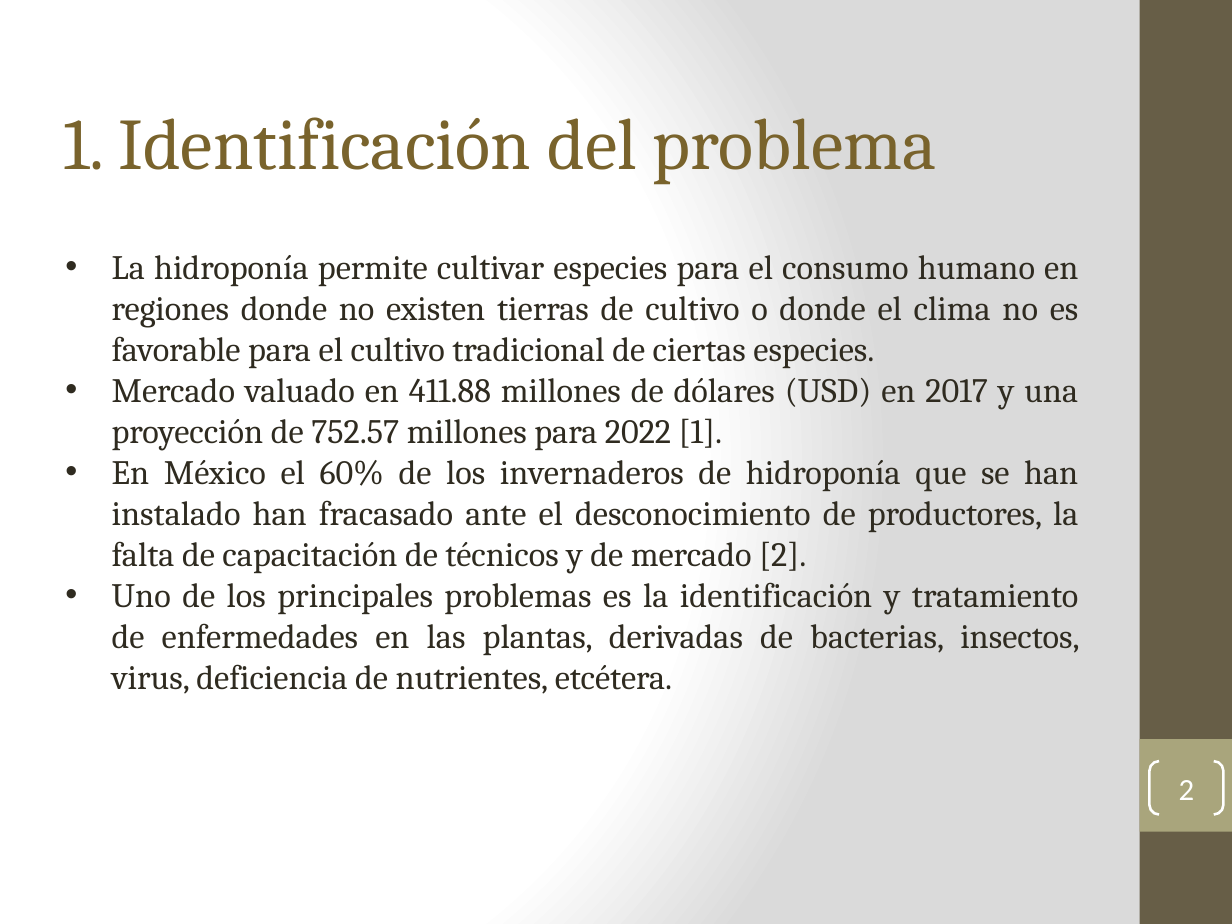
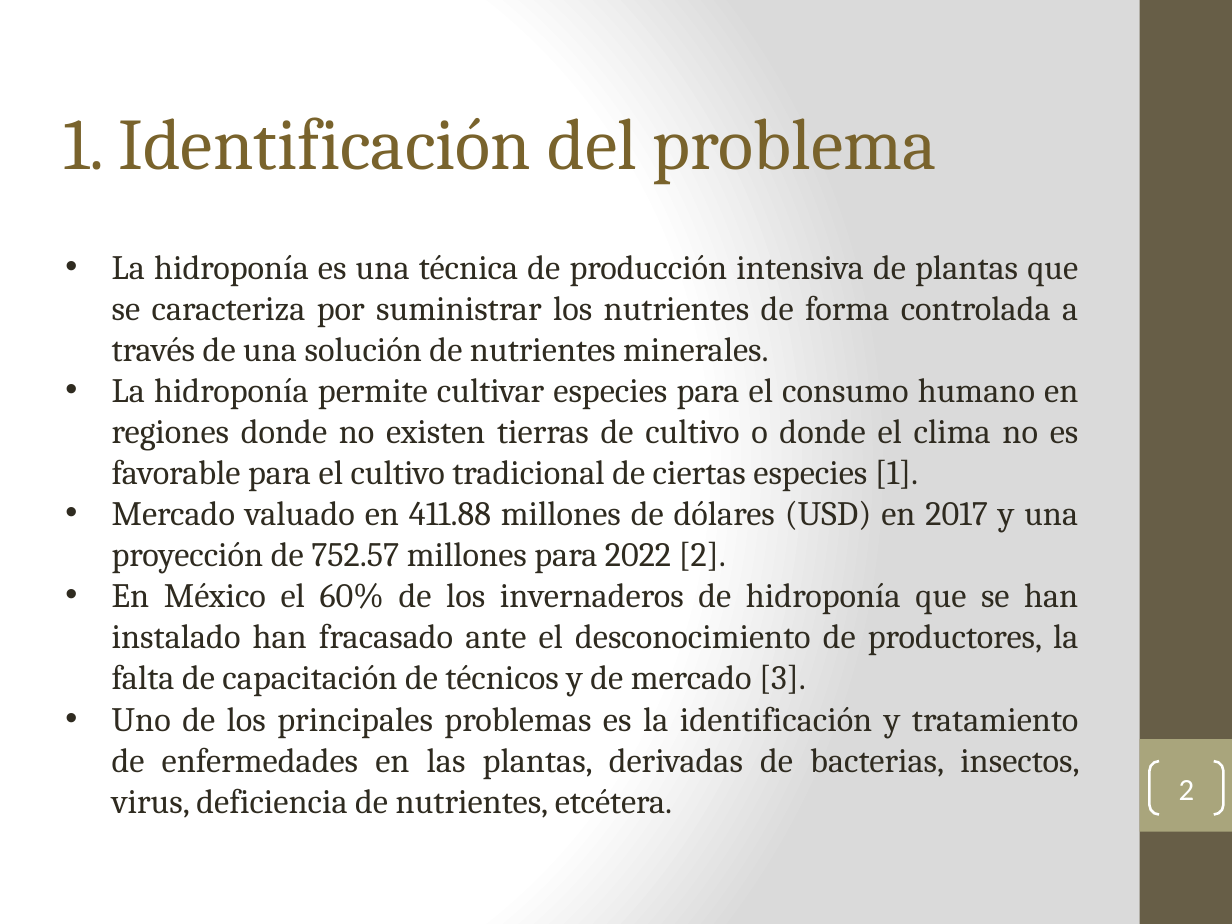
Before and after one commit to earredondo/PlantDiseaseDetection, a slide deck: slide 2 of technicalReport/tt2/presentacionTT2-v1.0.pptx. Drawn at 1232x924 pixels with LibreOffice and Linux fonts; fonts in the diff are those of the drawing. Boxes give left, top, right and bottom in pixels: in the first picture for what was removed or moved away, otherwise in the second. Text is boxed around its words. In the diff, an @@ line names an element or a change of style, - is before the commit and + after.

```diff
--- a/technicalReport/tt2/presentacionTT2-v1.0.pptx
+++ b/technicalReport/tt2/presentacionTT2-v1.0.pptx
@@ text at (112,255,1079,697): text changed @@
-• La hidroponía permite cultivar especies para el consumo humano en regiones donde no existen tierras de cultivo o donde el clima no es favorable para el cultivo tradicional de ciertas especies.
-• Mercado valuado en 411.88 millones de dólares (USD) en 2017 y una proyección de 752.57 millones para 2022 [1].
-• En México el 60% de los invernaderos de hidroponía que se han instalado han fracasado ante el desconocimiento de productores, la falta de capacitación de técnicos y de mercado [2].
+• La hidroponía es una técnica de producción intensiva de plantas que se caracteriza por suministrar los nutrientes de forma controlada a través de una solución de nutrientes minerales.
+• La hidroponía permite cultivar especies para el consumo humano en regiones donde no existen tierras de cultivo o donde el clima no es favorable para el cultivo tradicional de ciertas especies [1].
+• Mercado valuado en 411.88 millones de dólares (USD) en 2017 y una proyección de 752.57 millones para 2022 [2].
+• En México el 60% de los invernaderos de hidroponía que se han instalado han fracasado ante el desconocimiento de productores, la falta de capacitación de técnicos y de mercado [3].
```
Also in this commit, not shown: 15 other slides changed, 5 slides added, 1 slide removed, 1 other file.
